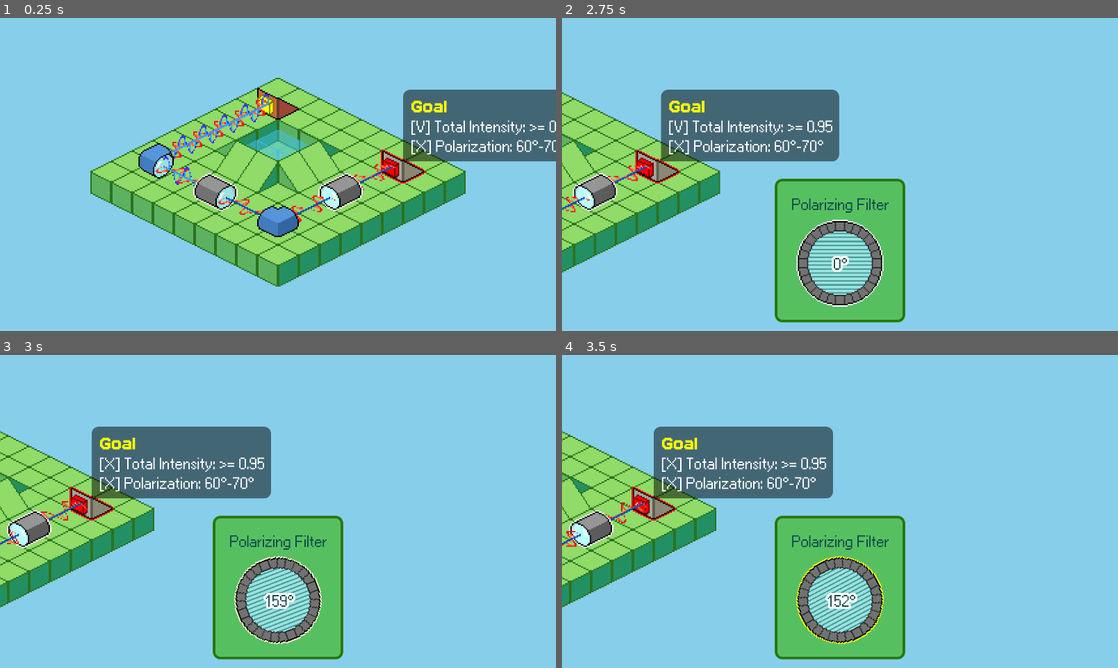
Above: before the commit, frames 1-4 (two rows, left to right).
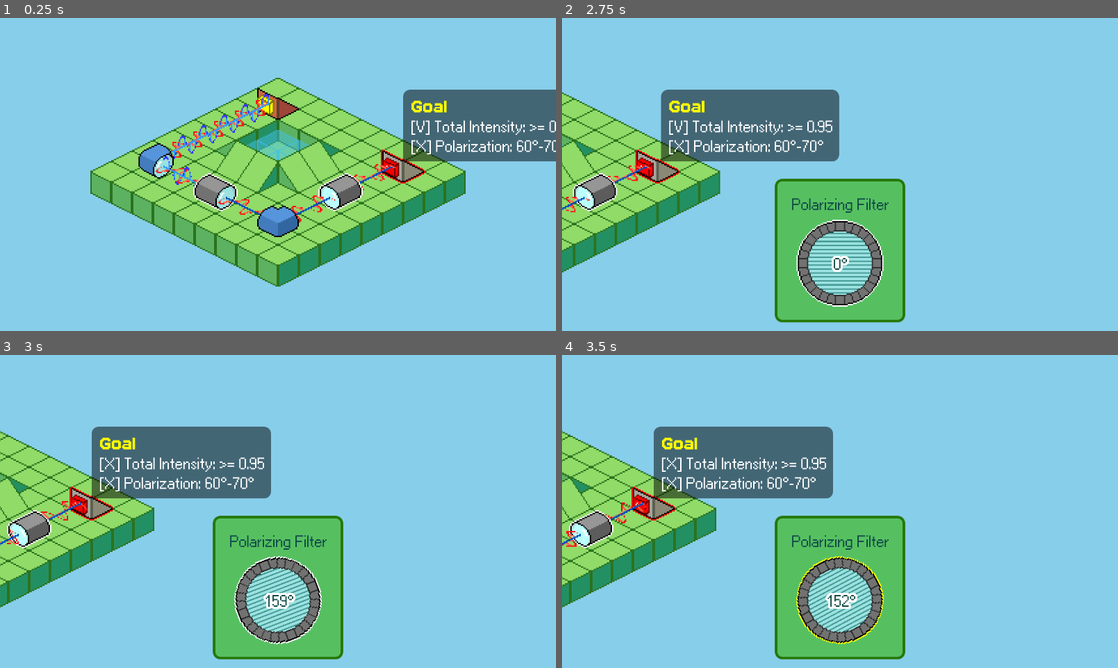
Above: after the commit, the same moments.

Repository: joshmoritty/polarization-puzzle
Game: Godot game, scene res://scenes/levels/level_3.tscn
The game is run twice, just before and just after one commit, with the same random seed, the same clock (stepped at 60 frames per second) and the same inputs. This scene is started directly instead of the project's main scene.
Inputs (mouse positions are in pixels of both pictures, inside the frame that each line leads up to):
- Up to frame 1 (0.25 s): no input
- Up to frame 2 (2.75 s): tap Enter at 0.5 s; move the mouse to (962, 158) at 0.52 s; hold Right 0.53-1.25 s; click (962, 158) at 0.67 s; drag from (728, 190) to (689, 99) at 1.27 s; move the mouse to (840, 262) at 2.02 s; hold Right from 2.03 s (still down); click (840, 262) at 2.17 s
- Up to frame 3 (3 s): release Right at 2.75 s; drag from (250, 574) to (33, 530) at 2.77 s
- Up to frame 4 (3.5 s): no input

Frames 1-2 are identical in both runs. In frame 3, 0.2% of the frame differs, in the area x 42-58%, y 64-93%; in frame 4, nothing differs.

Commit message:
fix: make outline of wheel white when active

Diff:
--- a/scripts/ui/polarization_wheel.gd
+++ b/scripts/ui/polarization_wheel.gd
@@ -66,8 +66,12 @@
 				if distance <= radius:
 					is_dragging = true
 					last_mouse_pos = local_pos # Store initial position, but don't change angle yet
+					# Show hover outline when dragging starts
+					material = _hover_outline_material
 			else:
 				is_dragging = false
+				# Update outline based on current hover state when dragging stops
+				_update_outline_material()
 	elif event is InputEventMouseMotion and is_dragging:
 		var motion_event = event as InputEventMouseMotion
 		_update_value_from_mouse_delta(motion_event.position)
@@ -144,10 +148,19 @@
 
 func _on_mouse_entered():
 	_is_hovered = true
-	# Switch to hover outline (2d_outline)
-	material = _hover_outline_material
+	# Update outline material based on current state
+	_update_outline_material()
 
 func _on_mouse_exited():
 	_is_hovered = false
-	# Switch back to filter outline
-	material = _filter_outline_material
+	# Update outline material based on current state
+	_update_outline_material()
+
+# Helper function to update the outline material based on current state
+func _update_outline_material():
+	if is_dragging or _is_hovered:
+		# Show hover outline when dragging or hovering
+		material = _hover_outline_material
+	else:
+		# Show filter outline when neither dragging nor hovering
+		material = _filter_outline_material
